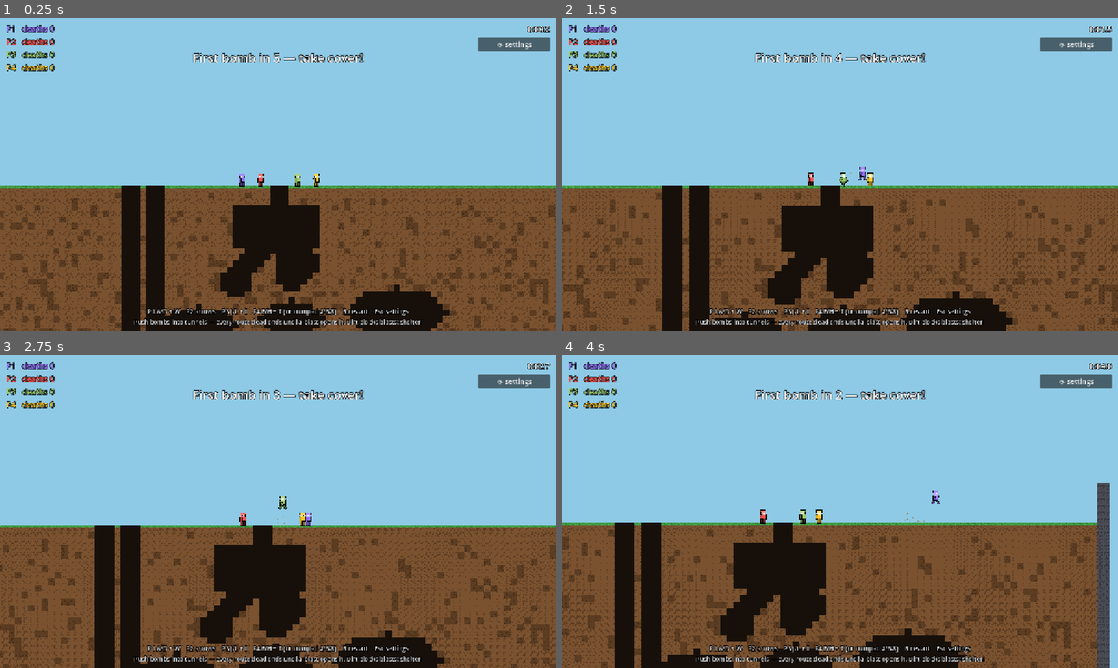
Above: before the commit, frames 1-4 (two rows, left to right).
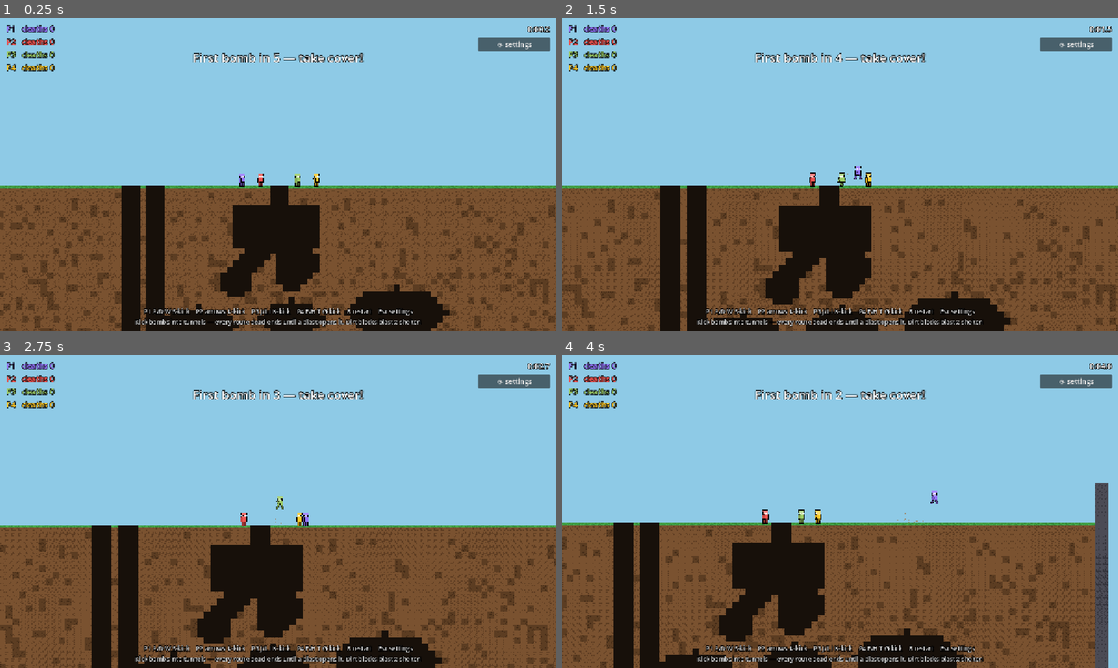
Above: after the commit, the same moments.

Repository: uchy4/dummy
Game: Godot game, scene res://scenes/main.tscn
Same seed, same stepped clock (60 frames per second), same inputs: the game is played once before the commit and once after it.
Inputs (mouse positions are in pixels of both pictures, inside the frame that each line leads up to):
- Up to frame 1 (0.25 s): no input
- Up to frame 2 (1.5 s): tap Enter (ui_accept) at 0.5 s; move the mouse to (962, 158) at 0.52 s; hold D (p1_right) from 0.53 s (still down); tap S (p1_kick, bound only after the commit) at 0.6 s; click (962, 158) at 0.67 s; tap W (p1_jump) at 0.77, 1.07 s; tap J at 0.8, 1.35 s; move the mouse to (728, 190) at 1.27 s
- Up to frame 3 (2.75 s): tap W (p1_jump) at 1.52, 1.82 s; tap L at 1.55, 2.1 s; move the mouse to (333, 442) at 2.02 s; release D (p1_right) at 2.03 s; hold A (p1_left) from 2.03 s (still down); tap I at 2.3 s
- Up to frame 4 (4 s): move the mouse to (812, 574) at 2.77 s; release A (p1_left) at 2.78 s; hold D (p1_right) from 2.78 s (still down); tap I at 2.85 s; click (812, 574) at 2.92 s; tap W (p1_jump) at 3.02, 3.32, 3.77 s; tap K at 3.05, 3.6 s; move the mouse to (1006, 558) at 3.52 s; tap F at 3.8 s

The runs differ from the first frame. In frame 1, 1.1% of the frame differs, in the area x 24-76%, y 50-99%; in frame 2, 12%; in frame 3, 13%, in the area x 0-100%, y 45-100%; in frame 4, 10%.

Commit message:
Add kick: launch bombs (and players) at 45 degrees, tunable power
Kick button/key for all input methods - keyboard (S / down / K / G),
touch (KICK pad next to jump), and web clients (fourth pad + protocol
field). Kicks send nearby bombs flying at 45 degrees up in the facing
direction and punt other players less far; both powers are Quick
Settings sliders. Players now face their last move direction (eyes
shift) and kicks whoosh.

Co-Authored-By: Claude Fable 5 <noreply@anthropic.com>
Claude-Session: https://claude.ai/code/session_01QSJudmCHT44WHN37u3ZpBk

Diff:
--- a/bomb-shelter/scripts/hud.gd
+++ b/bomb-shelter/scripts/hud.gd
@@ -61,7 +61,7 @@
 	if touch:
 		help.text = "Push bombs into tunnels — every route dead-ends until a blast opens it. Dirt blocks blasts: shelter!"
 	else:
-		help.text = "P1 A/D + W    P2 arrows    P3 J/L + I    P4 F/H + T (or numpad 4/6/8)    R restart    Esc settings\nPush bombs into tunnels — every route dead-ends until a blast opens it. Dirt blocks blasts: shelter!"
+		help.text = "P1 A/D W S-kick    P2 arrows ↓-kick    P3 J/L I K-kick    P4 F/H T G-kick    R restart    Esc settings\nKick bombs into tunnels — every route dead-ends until a blast opens it. Dirt blocks blasts: shelter!"
 	add_child(help)
 
 	_overlay = ColorRect.new()
@@ -179,6 +179,12 @@
 	_add_slider(vbox, "Blast size", 0.5, 2.5, 0.05,
 		Settings.blast_scale,
 		func(v: float) -> void: Settings.blast_scale = v)
+	_add_slider(vbox, "Bomb kick power", 100.0, 900.0, 10.0,
+		Settings.kick_bomb_power,
+		func(v: float) -> void: Settings.kick_bomb_power = v)
+	_add_slider(vbox, "Player kick power", 0.0, 700.0, 10.0,
+		Settings.kick_player_power,
+		func(v: float) -> void: Settings.kick_player_power = v)
 
 	var types_label := _make_label(15, Color(1, 1, 1, 0.9))
 	types_label.text = "Bomb types in the mix:"
@@ -308,7 +314,7 @@
 # jump under the right. TouchScreenButton fires the same input actions the
 # keyboard uses, so the player script needs no changes.
 func _build_touch_controls() -> void:
-	for cfg: Array in [[&"p1_left", "<"], [&"p1_right", ">"], [&"p1_jump", "^"]]:
+	for cfg: Array in [[&"p1_left", "<"], [&"p1_right", ">"], [&"p1_jump", "^"], [&"p1_kick", "K"]]:
 		var b := TouchScreenButton.new()
 		b.action = cfg[0]
 		b.texture_normal = _circle_tex(64, Color(1, 1, 1, 0.22))
@@ -337,6 +343,7 @@
 	_touch_buttons[0].position = Vector2(36, vs.y - 170)
 	_touch_buttons[1].position = Vector2(204, vs.y - 170)
 	_touch_buttons[2].position = Vector2(vs.x - 170, vs.y - 170)
+	_touch_buttons[3].position = Vector2(vs.x - 318, vs.y - 170)
 
 
 func _circle_tex(radius: int, color: Color) -> ImageTexture:
--- a/bomb-shelter/scripts/main.gd
+++ b/bomb-shelter/scripts/main.gd
@@ -11,10 +11,11 @@
 	Color("9575ff"), Color("ef5350"), Color("9ccc65"), Color("ffca28"),
 ]
 const KEYMAPS: Array[Dictionary] = [
-	{"left": [KEY_A], "right": [KEY_D], "jump": [KEY_W]},
-	{"left": [KEY_LEFT], "right": [KEY_RIGHT], "jump": [KEY_UP]},
-	{"left": [KEY_J], "right": [KEY_L], "jump": [KEY_I]},
-	{"left": [KEY_F, KEY_KP_4], "right": [KEY_H, KEY_KP_6], "jump": [KEY_T, KEY_KP_8]},
+	{"left": [KEY_A], "right": [KEY_D], "jump": [KEY_W], "kick": [KEY_S]},
+	{"left": [KEY_LEFT], "right": [KEY_RIGHT], "jump": [KEY_UP], "kick": [KEY_DOWN]},
+	{"left": [KEY_J], "right": [KEY_L], "jump": [KEY_I], "kick": [KEY_K]},
+	{"left": [KEY_F, KEY_KP_4], "right": [KEY_H, KEY_KP_6],
+		"jump": [KEY_T, KEY_KP_8], "kick": [KEY_G, KEY_KP_5]},
 ]
 
 @export_range(2, 4) var num_players := 4
@@ -298,6 +299,7 @@
 		var p: Player = web_players[id]
 		p.remote_axis = c.axis if c.connected else 0.0
 		p.remote_jump = c.jump and c.connected
+		p.remote_kick = c.kick and c.connected
 		if not p.player_color.is_equal_approx(c.color):
 			p.set_color(c.color)
 			hud.set_row_color(p.index, c.color)
@@ -324,7 +326,7 @@
 
 func _register_actions() -> void:
 	for i in KEYMAPS.size():
-		for dir in ["left", "right", "jump"]:
+		for dir in ["left", "right", "jump", "kick"]:
 			_add_action("p%d_%s" % [i + 1, dir], KEYMAPS[i][dir])
 	_add_action("restart", [KEY_R])
 	_add_action("settings", [KEY_ESCAPE])
--- a/bomb-shelter/scripts/net_hub.gd
+++ b/bomb-shelter/scripts/net_hub.gd
@@ -37,7 +37,7 @@
 background:rgba(255,255,255,.14);border:2px solid rgba(255,255,255,.35);
 display:flex;align-items:center;justify-content:center;font-size:34px;color:rgba(255,255,255,.85)}
 .pad.on{background:rgba(255,255,255,.35)}
-#left{left:16px}#right{left:116px}#jump{right:16px}
+#left{left:16px}#right{left:116px}#jump{right:16px}#kick{right:116px;font-size:26px}
 #colorbtn{position:absolute;top:10px;right:10px;width:40px;height:34px;border:none;background:none}
 </style></head><body>
 <div id="join"><h1>BOMB SHELTER</h1>
@@ -46,10 +46,10 @@
 <button onclick="doJoin()">JOIN GAME</button><div id="status">connecting…</div></div>
 <div id="game"><canvas id="cv"></canvas>
 <div class="pad" id="left">&#9664;</div><div class="pad" id="right">&#9654;</div>
-<div class="pad" id="jump">&#9650;</div>
+<div class="pad" id="jump">&#9650;</div><div class="pad" id="kick">KICK</div>
 <input id="colorbtn" type="color" value="#ff8f2e"></div>
 <script>
-var ws=null,joined=false,st={a:0,j:0},held={left:false,right:false,jump:false};
+var ws=null,joined=false,st={a:0,j:0,k:0},held={left:false,right:false,jump:false,kick:false};
 var W=0,H=0,TS=16,SURF=20,FIN=0,grid=null,off=null,octx=null;
 var roster=[],you=-1,sp=null,sc=null,tp=0,tc=0,flashes=[],sparks=[],win=null;
 var CELL=["","#7a5230","#4b4b55","#4caf50"],CELL2=["","#5c3d22","#3a3a44","#3f9143"];
@@ -80,10 +80,10 @@
  document.getElementById("join").style.display="none";
  document.getElementById("game").style.display="block";
  document.getElementById("colorbtn").value=document.getElementById("color").value;}
-function send(){if(ws&&ws.readyState===1&&joined)ws.send(JSON.stringify({t:"i",a:st.a,j:st.j?1:0}));}
+function send(){if(ws&&ws.readyState===1&&joined)ws.send(JSON.stringify({t:"i",a:st.a,j:st.j?1:0,k:st.k?1:0}));}
 function upd(){var a=0;if(held.left)a-=1;if(held.right)a+=1;
- if(a!==st.a||held.jump!==!!st.j){st.a=a;st.j=held.jump;send();}}
-["left","right","jump"].forEach(function(k){var el=document.getElementById(k);
+ if(a!==st.a||held.jump!==!!st.j||held.kick!==!!st.k){st.a=a;st.j=held.jump;st.k=held.kick;send();}}
+["left","right","jump","kick"].forEach(function(k){var el=document.getElementById(k);
  function on(e){e.preventDefault();held[k]=true;el.classList.add("on");upd();}
  function off2(e){e.preventDefault();held[k]=false;el.classList.remove("on");upd();}
  el.addEventListener("pointerdown",on);el.addEventListener("pointerup",off2);
@@ -255,7 +255,7 @@
 		clients[_next_id] = {
 			"ws": ws, "joined": false, "connected": true, "pending_init": false,
 			"name": "", "color": Color("ff8f2e"),
-			"axis": 0.0, "jump": false,
+			"axis": 0.0, "jump": false, "kick": false,
 		}
 		_next_id += 1
 
@@ -324,5 +324,6 @@
 		"i":
 			c.axis = clampf(float(msg.get("a", 0)), -1.0, 1.0)
 			c.jump = int(msg.get("j", 0)) != 0
+			c.kick = int(msg.get("k", 0)) != 0
 		"c":
 			c.color = Color.from_string(str(msg.get("c", "")), c.color)
--- a/bomb-shelter/scripts/player.gd
+++ b/bomb-shelter/scripts/player.gd
@@ -11,6 +11,8 @@
 const PLAYER_SHOVE := 900.0
 const RESPAWN_TIME := 3.0
 const INVULN_TIME := 1.5
+const KICK_RANGE := 30.0
+const KICK_COOLDOWN := 0.35
 
 var index := 0
 var player_color := Color.WHITE
@@ -24,6 +26,7 @@
 var remote := false
 var remote_axis := 0.0
 var remote_jump := false
+var remote_kick := false
 
 var world_bounds := Rect2(-100000, -100000, 200000, 200000)
 
@@ -33,12 +36,16 @@
 var _walk_phase := 0.0
 var _swing := 0.0
 var _prev_jump_held := false
+var _prev_kick_held := false
+var _kick_cd := 0.0
+var _facing := 1
 var _was_on_floor := true
 var _fall_speed := 0.0
 var _step_sign := 0
 var _a_left: StringName
 var _a_right: StringName
 var _a_jump: StringName
+var _a_kick: StringName
 var _shape: CollisionShape2D
 
 var gravity: float = ProjectSettings.get_setting("physics/2d/default_gravity")
@@ -51,6 +58,7 @@
 	_a_left = StringName("p%d_left" % (i + 1))
 	_a_right = StringName("p%d_right" % (i + 1))
 	_a_jump = StringName("p%d_jump" % (i + 1))
+	_a_kick = StringName("p%d_kick" % (i + 1))
 
 
 func setup_remote(i: int, p_name: String, color: Color) -> void:
@@ -97,6 +105,15 @@
 	var jump_released := not jump_held and _prev_jump_held
 	_prev_jump_held = jump_held
 	var dir := remote_axis if remote else Input.get_axis(_a_left, _a_right)
+	if absf(dir) > 0.2:
+		_facing = 1 if dir > 0.0 else -1
+
+	_kick_cd -= delta
+	var kick_held := remote_kick if remote else Input.is_action_pressed(_a_kick)
+	if kick_held and not _prev_kick_held and _kick_cd <= 0.0:
+		_kick_cd = KICK_COOLDOWN
+		_do_kick()
+	_prev_kick_held = kick_held
 
 	velocity.y = minf(velocity.y + gravity * delta, MAX_FALL)
 	_coyote = 0.15 if is_on_floor() else _coyote - delta
@@ -153,6 +170,30 @@
 		die()
 
 
+## Punt nearby bombs (and, more gently, players) at 45 degrees upward in
+## the facing direction.
+func _do_kick() -> void:
+	var dir45 := Vector2(_facing, -1).normalized()
+	var center := global_position + Vector2(_facing * 10.0, 0.0)
+	var hit := false
+	for b in get_tree().get_nodes_in_group(&"bombs"):
+		var bomb := b as Bomb
+		if bomb and center.distance_to(bomb.global_position) <= KICK_RANGE + bomb._body_radius:
+			bomb.linear_velocity = dir45 * Settings.kick_bomb_power
+			bomb.angular_velocity = _facing * 8.0
+			hit = true
+	for p in get_tree().get_nodes_in_group(&"players"):
+		var other := p as Player
+		if other and other != self and other.alive \
+				and center.distance_to(other.global_position) <= KICK_RANGE + 8.0:
+			other.velocity += dir45 * Settings.kick_player_power
+			other._coyote = 0.0
+			hit = true
+	get_tree().call_group(&"sfx", &"play_kick", global_position)
+	if hit:
+		_puff(3)
+
+
 func take_blast(kick: Vector2, lethal: bool) -> void:
 	if not alive:
 		return
@@ -230,10 +271,11 @@
 	draw_rect(Rect2(-6, -7, 12, 10), player_color)
 	draw_rect(Rect2(-5, -15, 10, 9), player_color.lightened(0.35))
 	draw_rect(Rect2(-6, -17, 12, 4), player_color.lightened(0.15))  # hard hat
-	draw_rect(Rect2(-3, -12, 2, 3), Color.WHITE)
-	draw_rect(Rect2(1, -12, 2, 3), Color.WHITE)
-	draw_rect(Rect2(-2.5, -11, 1, 1.5), Color.BLACK)
-	draw_rect(Rect2(1.5, -11, 1, 1.5), Color.BLACK)
+	var fx := _facing * 1.0
+	draw_rect(Rect2(-3 + fx, -12, 2, 3), Color.WHITE)
+	draw_rect(Rect2(1 + fx, -12, 2, 3), Color.WHITE)
+	draw_rect(Rect2(-2.5 + fx, -11, 1, 1.5), Color.BLACK)
+	draw_rect(Rect2(1.5 + fx, -11, 1, 1.5), Color.BLACK)
 	# Near arm drawn over the torso.
 	_limb(Vector2(-5, -6), -_swing, 10, arm_c)
 	draw_set_transform(Vector2.ZERO, 0.0, Vector2.ONE)
--- a/bomb-shelter/scripts/settings.gd
+++ b/bomb-shelter/scripts/settings.gd
@@ -10,6 +10,10 @@
 ## Which bomb types spawn, indexed by Bomb.Type: NORMAL, BIG, CLUSTER, BOUNCY.
 static var type_enabled: Array[bool] = [true, true, true, true]
 
+## Kick launch speeds (px/s at 45 degrees up), tunable in Quick Settings.
+static var kick_bomb_power := 430.0
+static var kick_player_power := 280.0
+
 ## Local players' chosen colors (set from the Quick Settings pickers).
 ## Filled with the defaults by Main on first run.
 static var player_colors: Array[Color] = []
--- a/bomb-shelter/scripts/sfx.gd
+++ b/bomb-shelter/scripts/sfx.gd
@@ -41,6 +41,11 @@
 
 func play_jump(_pos: Vector2) -> void:
 	_play(_jump_s, -11.0, randf_range(0.95, 1.15))
+
+
+## Kick: the jump chirp slowed way down reads as a heavy whoosh/thock.
+func play_kick(_pos: Vector2) -> void:
+	_play(_jump_s, -6.0, randf_range(0.58, 0.72))
 
 
 ## Small, subtle dirt crunch each time a foot plants; a slowed, louder
Not shown, changed: bomb-shelter/README.md
